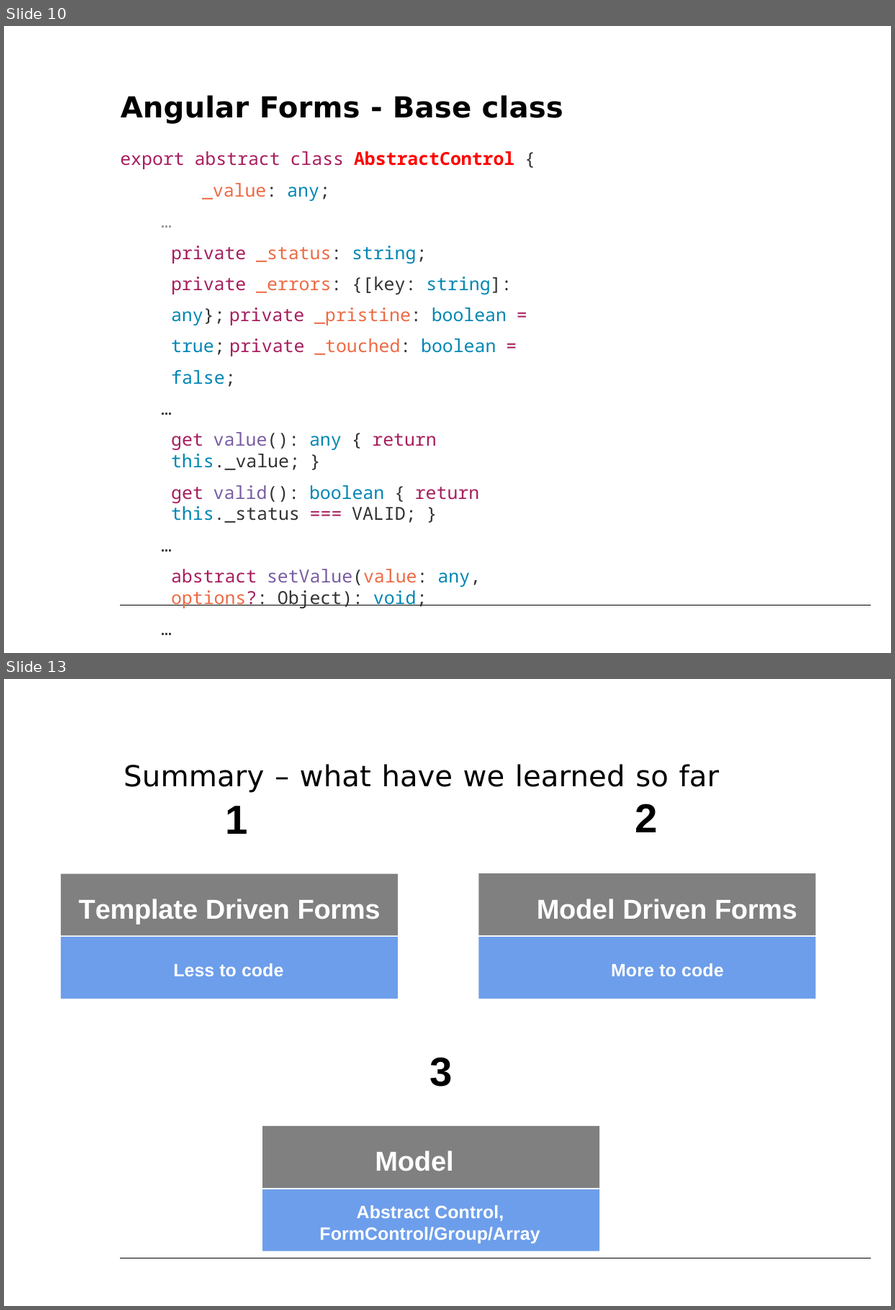
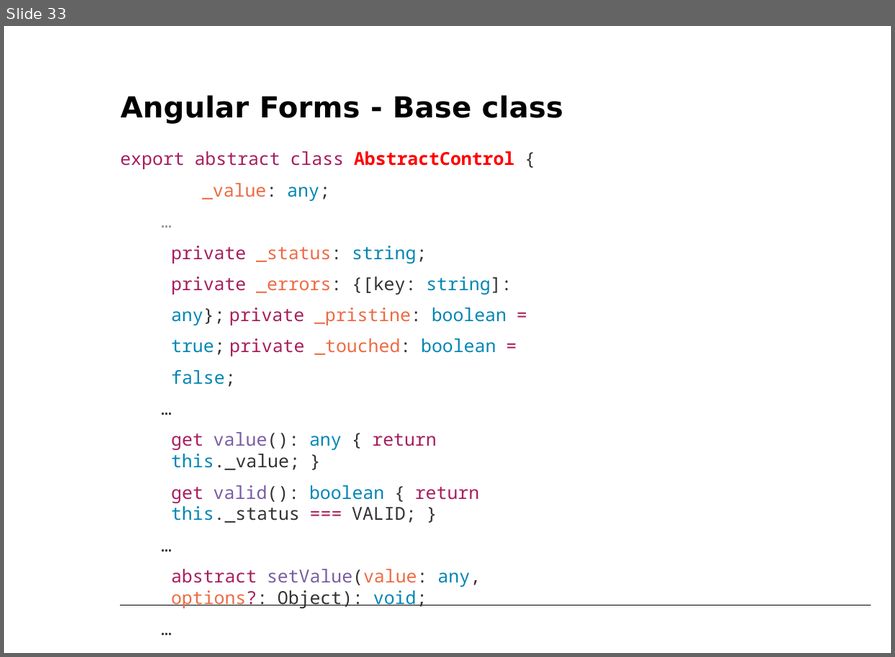
Before and after one commit to petereijgermans11/workshop-angular10, a slide deck: PPT/06- Angular Forms.pptx. Shown one above the other, each under a label of ours: slides 10 and 13 before the commit, slide 33 after it; the slides between them are not shown. The pictures are 895x1310 and 895x657 pixels, drawn with LibreOffice and Linux fonts; fonts in the diff are those of the drawing. Boxes give left, top, right and bottom in pixels: in the first picture for what was removed or moved away, otherwise in the second. Text is boxed around its words. In the diff, an @@ line names an element or a change of style, - is before the commit and + after.

Commit message:
changed PPT Reactive forms

```diff
--- a/PPT/06- Angular Forms.pptx
+++ b/PPT/06- Angular Forms.pptx
@@ slide 13 removed at bbox=[4, 679, 891, 1306], background #FFFFFF; not listed: 1 template element that a slide beside it also shows @@
@@ title removed at bbox=[124, 764, 720, 793] @@
-Summary – what have we learned so far
@@ text removed at bbox=[226, 806, 248, 834] @@
-1
@@ text removed at bbox=[635, 804, 657, 832] @@
-2
@@ freeform shape removed at bbox=[61, 874, 398, 935] @@
@@ freeform shape removed at bbox=[479, 874, 816, 936] @@
@@ text removed at bbox=[79, 899, 381, 924] @@
-Template Driven Forms
@@ text removed at bbox=[537, 899, 797, 919] @@
-Model Driven Forms
@@ freeform shape removed at bbox=[61, 937, 398, 999] @@
@@ freeform shape removed at bbox=[479, 937, 816, 999] @@
@@ text removed at bbox=[173, 963, 283, 976] @@
-Less to code
@@ text removed at bbox=[611, 963, 724, 976] @@
-More to code
@@ text removed at bbox=[430, 1057, 452, 1087] @@
-3
@@ freeform shape removed at bbox=[262, 1127, 599, 1189] @@
@@ text removed at bbox=[375, 1151, 453, 1171] @@
-Model
@@ freeform shape removed at bbox=[262, 1189, 599, 1252] @@
@@ text removed at bbox=[319, 1205, 540, 1243] @@
-Abstract Control, FormControl/Group/Array
@@ what was slide 10 is now slide 33 @@
```
Also in this commit, not shown: 5 other slides removed.
